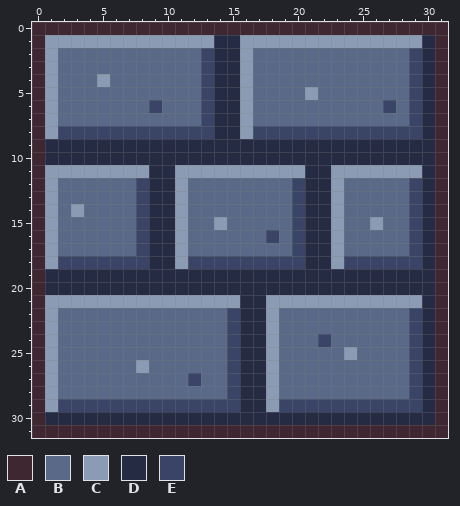
Two states of a pixel-art file, art-src/aseprite/block_stone.aseprite. Above is the file before it was changed.
32x32 pixels, 1 frame.
Palette (. is transparent): A #3e2731  B #5a6988  C #8b9bb4  D #262b44  E #3a4466
Pixels before, first column x 0:
 0 AAAAAAAAAAAAAAAAAAAAAAAAAAAAAAAA
 1 ACCCCCCCCCCCCCDDCCCCCCCCCCCCCCDA
 2 ACBBBBBBBBBBBEDDCBBBBBBBBBBBBEDA
 3 ACBBBBBBBBBBBEDDCBBBBBBBBBBBBEDA
 4 ACBBBCBBBBBBBEDDCBBBBBBBBBBBBEDA
 5 ACBBBBBBBBBBBEDDCBBBBCBBBBBBBEDA
 6 ACBBBBBBBEBBBEDDCBBBBBBBBBBEBEDA
 7 ACBBBBBBBBBBBEDDCBBBBBBBBBBBBEDA
 8 ACEEEEEEEEEEEEDDCEEEEEEEEEEEEEDA
 9 ADDDDDDDDDDDDDDDDDDDDDDDDDDDDDDA
10 ADDDDDDDDDDDDDDDDDDDDDDDDDDDDDDA
11 ACCCCCCCCDDCCCCCCCCCCDDCCCCCCCDA
12 ACBBBBBBEDDCBBBBBBBBEDDCBBBBBEDA
13 ACBBBBBBEDDCBBBBBBBBEDDCBBBBBEDA
14 ACBCBBBBEDDCBBBBBBBBEDDCBBBBBEDA
15 ACBBBBBBEDDCBBCBBBBBEDDCBBCBBEDA
16 ACBBBBBBEDDCBBBBBBEBEDDCBBBBBEDA
17 ACBBBBBBEDDCBBBBBBBBEDDCBBBBBEDA
18 ACEEEEEEEDDCEEEEEEEEEDDCEEEEEEDA
19 ADDDDDDDDDDDDDDDDDDDDDDDDDDDDDDA
20 ADDDDDDDDDDDDDDDDDDDDDDDDDDDDDDA
21 ACCCCCCCCCCCCCCCDDCCCCCCCCCCCCDA
22 ACBBBBBBBBBBBBBEDDCBBBBBBBBBBEDA
23 ACBBBBBBBBBBBBBEDDCBBBBBBBBBBEDA
24 ACBBBBBBBBBBBBBEDDCBBBEBBBBBBEDA
25 ACBBBBBBBBBBBBBEDDCBBBBBCBBBBEDA
26 ACBBBBBBCBBBBBBEDDCBBBBBBBBBBEDA
27 ACBBBBBBBBBBEBBEDDCBBBBBBBBBBEDA
28 ACBBBBBBBBBBBBBEDDCBBBBBBBBBBEDA
29 ACEEEEEEEEEEEEEEDDCEEEEEEEEEEEDA
30 ADDDDDDDDDDDDDDDDDDDDDDDDDDDDDDA
31 AAAAAAAAAAAAAAAAAAAAAAAAAAAAAAAA
The result:
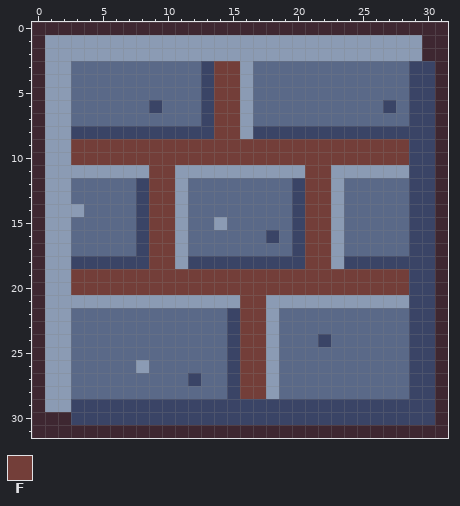
Colours new in this view: F #733e39
What changed:
The author changed colour D to colour A in rows 1 to 2 at x 30; in row 30 at x 1 to 2.
The author changed colour C to colour B in row 4 at x 5; in row 5 at x 21; in row 15 at x 26; in row 25 at x 24.
The author changed colour B to colour C in row 2 at x 2 to 12 and 17 to 28; in rows 3 to 7 at x 2; in rows 12 to 17 at x 2; in rows 22 to 28 at x 2.
The author changed colour D to colour C in rows 1 to 2 at x 14 to 15; in rows 9 to 10 at x 1 to 2; in rows 19 to 20 at x 1 to 2.
The author changed colour E to colour C in row 2 at x 13 and 29; in row 8 at x 2; in row 18 at x 2; in row 29 at x 2.
The author changed colour C to colour E in row 11 at x 29; in row 21 at x 29; in row 29 at x 18.
The author changed colour D to colour E in rows 3 to 8 at x 30; in rows 9 to 10 at x 29 to 30; in rows 11 to 18 at x 30; in rows 19 to 20 at x 29 to 30; in rows 21 to 28 at x 30; in row 29 at x 16 to 17 and 30.
The author changed colour D to colour E in row 30 at x 3 to 30.
The author changed colour D to colour F in rows 3 to 8 at x 14 to 15; in rows 9 to 10 at x 3 to 28; in rows 11 to 18 at x 9 to 10 and 21 to 22; in rows 19 to 20 at x 3 to 28; in rows 21 to 28 at x 16 to 17.
Where, in picture pixels (left, top, right, bottom), the same in both pictures:
changed: (45, 35, 435, 425)
